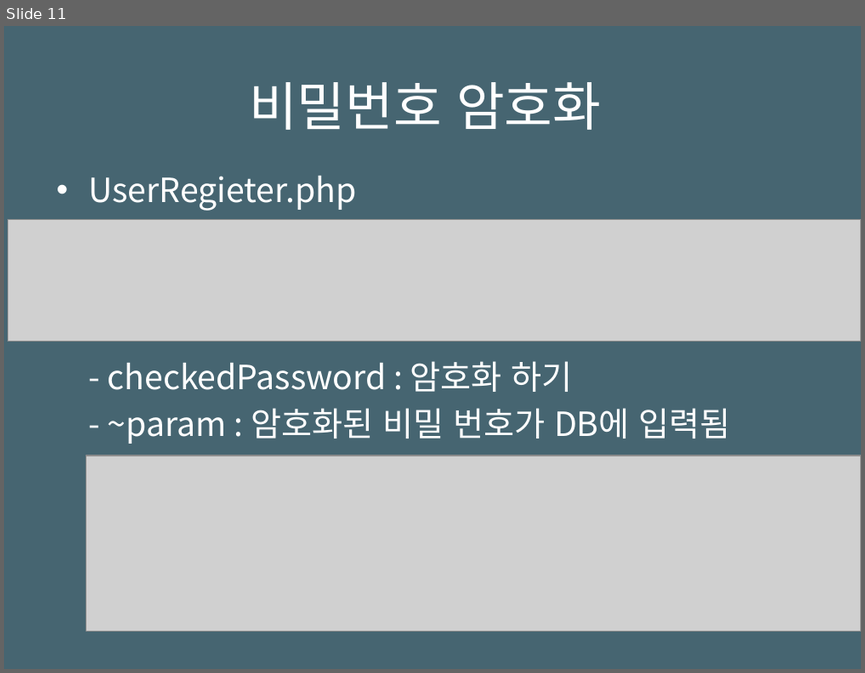
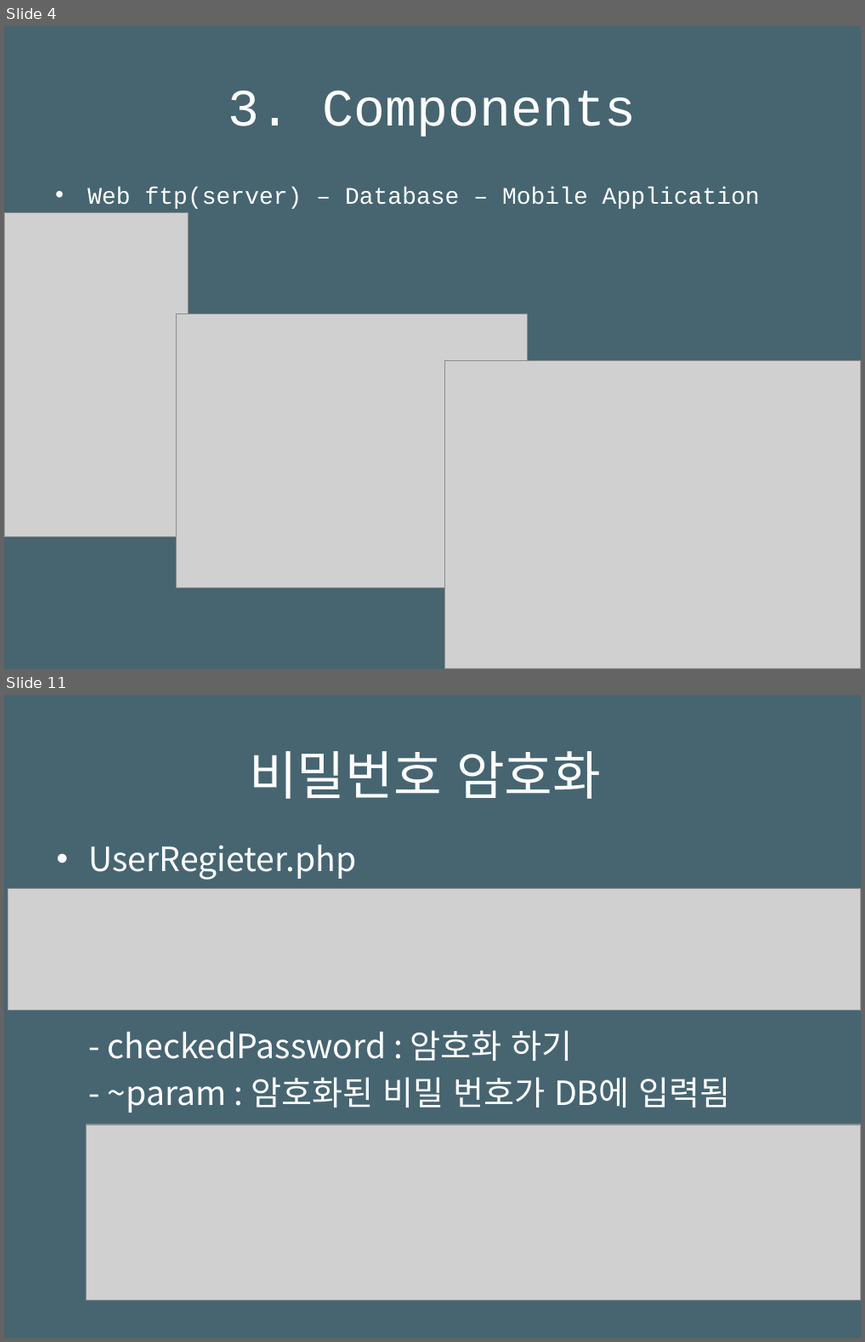
Before and after one commit to csheesun/Politico-Review, a slide deck: PoliticoReview_docs/발표자료(Presentation Meterials)_1410641_이희선.pptx. Shown one above the other, each under a label of ours: slide 11 before the commit, slides 4 and 11 after it; the slides between them are not shown. The pictures are 865x673 and 865x1342 pixels, drawn with LibreOffice and Linux fonts; fonts in the diff are those of the drawing; grey boxes stand for pictures. Boxes give left, top, right and bottom in pixels: in the first picture for what was removed or moved away, otherwise in the second. Text is boxed around its words. In the diff, an @@ line names an element or a change of style, - is before the commit and + after.

```diff
--- a/PoliticoReview_docs/발표자료(Presentation Meterials)_1410641_이희선.pptx
+++ b/PoliticoReview_docs/발표자료(Presentation Meterials)_1410641_이희선.pptx
@@ slide 4 added at [4, 26, 861, 669], background #466571 @@
@@ title added at [228, 91, 636, 136], 44 pt, text #FFFFFF @@
+3. Components
@@ text added at [87, 187, 760, 209], 20 pt, text #FFFFFF @@
+• Web ftp(server) – Database – Mobile Application
@@ picture added at [4, 213, 188, 537] @@
@@ picture added at [177, 314, 527, 588] @@
@@ picture added at [445, 361, 861, 669] @@
```
Also in this commit, not shown: 8 slides changed, 1 slide removed, 13 other files.
